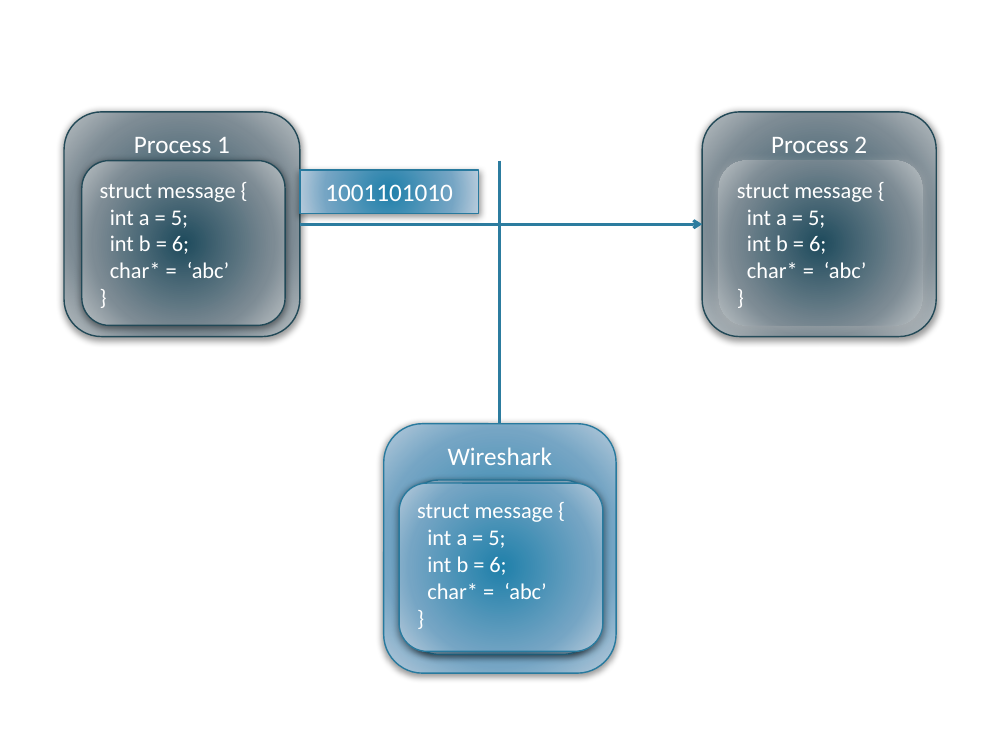
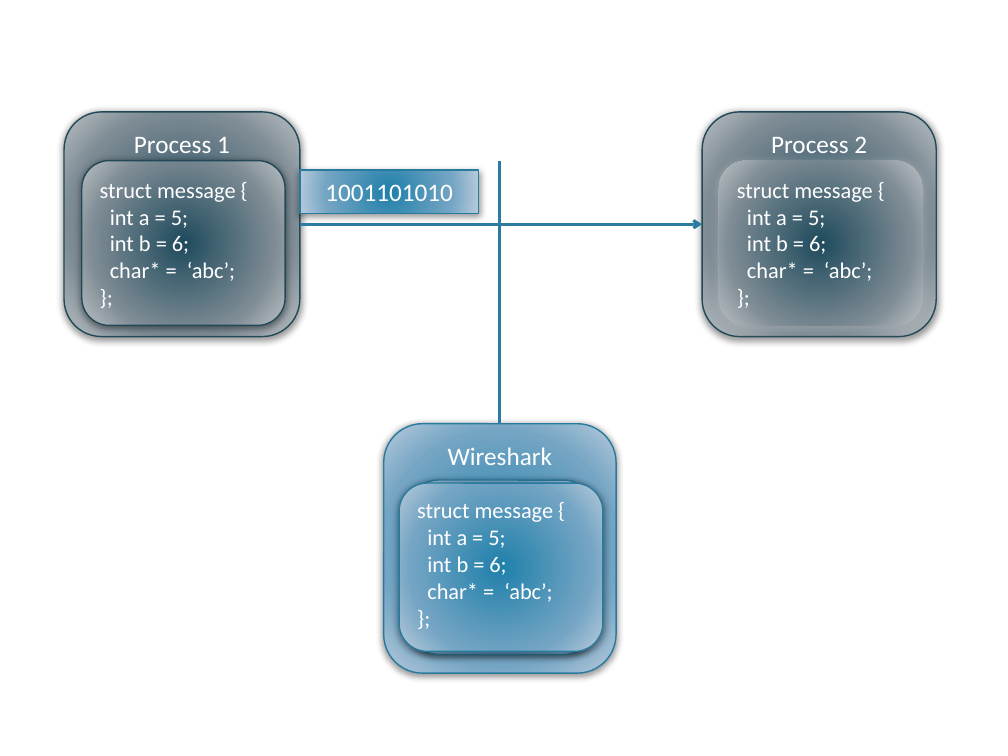
Before and after one commit to eventh/kpro9, a slide deck: slide 9 of presentation/TDT4290_FinalPresentasjon.pptx. Drawn at 1008x756 pixels with LibreOffice and Linux fonts; fonts in the diff are those of the drawing; background and template pictures are left out. Boxes give left, top, right and bottom in pixels: in the first picture for what was removed or moved away, otherwise in the second. Text is boxed around its words. In the diff, an @@ line names an element or a change of style, - is before the commit and + after.

Commit message:
fixed syntax error

```diff
--- a/presentation/TDT4290_FinalPresentasjon.pptx
+++ b/presentation/TDT4290_FinalPresentasjon.pptx
@@ text in rounded rectangle at [110,262,235,281]: text changed @@
-char* = ‘abc’
-}
+char* = ‘abc’;
+};
@@ text in rounded rectangle at [747,262,872,281]: text changed @@
-char* = ‘abc’
-}
+char* = ‘abc’;
+};
@@ text in rounded rectangle at [427,583,552,602]: text changed @@
-char* = ‘abc’
-}
+char* = ‘abc’;
+};
```
